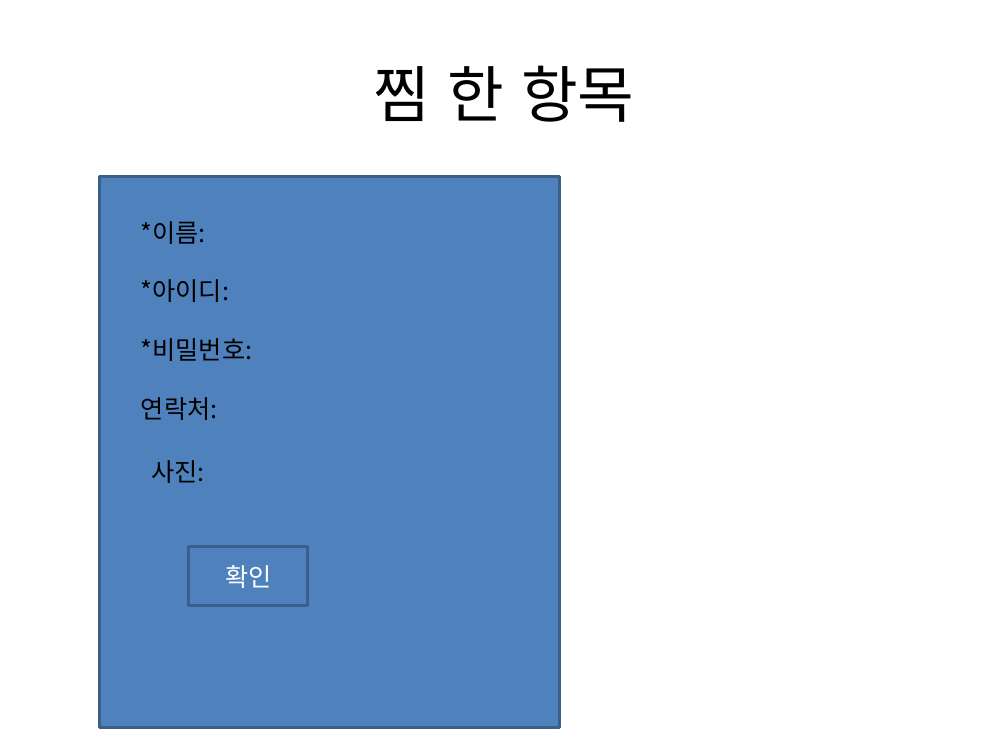
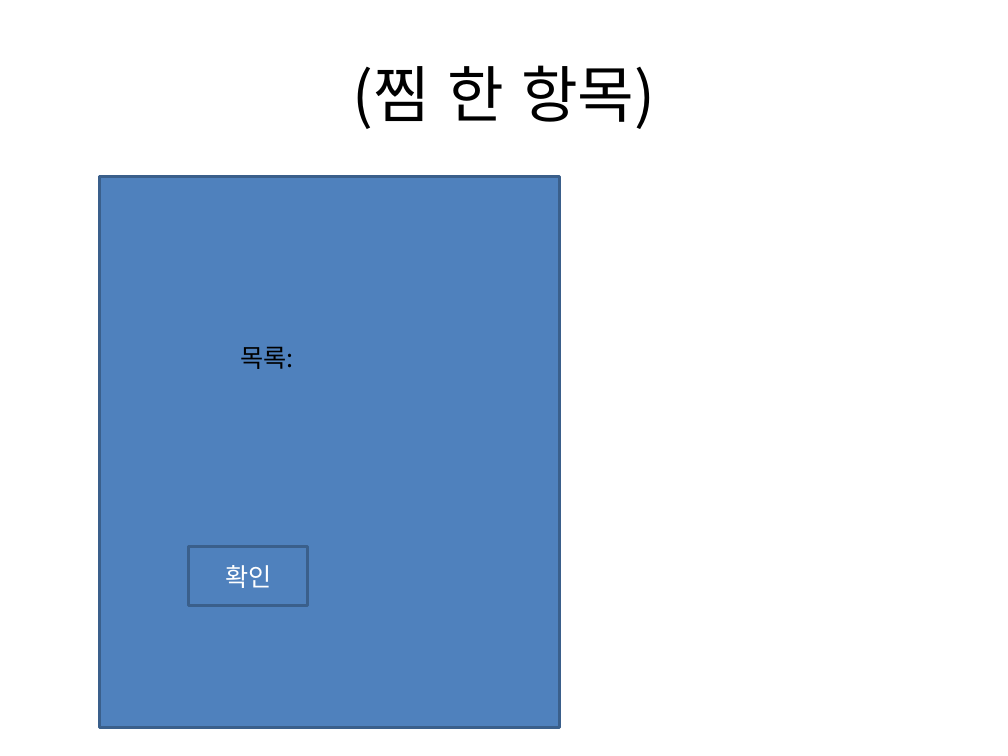
Before and after one commit to sunho7376/Tservice, a slide deck: slide 15 of 애플리케이션design.pptx (slide 12 before the commit). Drawn at 1008x756 pixels with LibreOffice and Linux fonts; fonts in the diff are those of the drawing. Boxes give left, top, right and bottom in pixels: in the first picture for what was removed or moved away, otherwise in the second. Text is boxed around its words. In the diff, an @@ line names an element or a change of style, - is before the commit and + after.

```diff
--- a/애플리케이션design.pptx
+++ b/애플리케이션design.pptx
@@ title at bbox=[352, 65, 655, 129]: text changed @@
-찜 한 항목
+(찜 한 항목)
@@ text removed at bbox=[141, 221, 206, 244] @@
-*이름:
@@ text removed at bbox=[141, 279, 229, 302] @@
-*아이디:
@@ text removed at bbox=[141, 338, 253, 361] @@
-*비밀번호:
@@ text added at bbox=[240, 346, 293, 369], 18 pt, text #000000 @@
+목록:
@@ text removed at bbox=[141, 397, 218, 420] @@
-연락처:
@@ text removed at bbox=[152, 460, 205, 483] @@
-사진:
```
Also in this commit, not shown: 9 other slides changed, 4 slides added.
